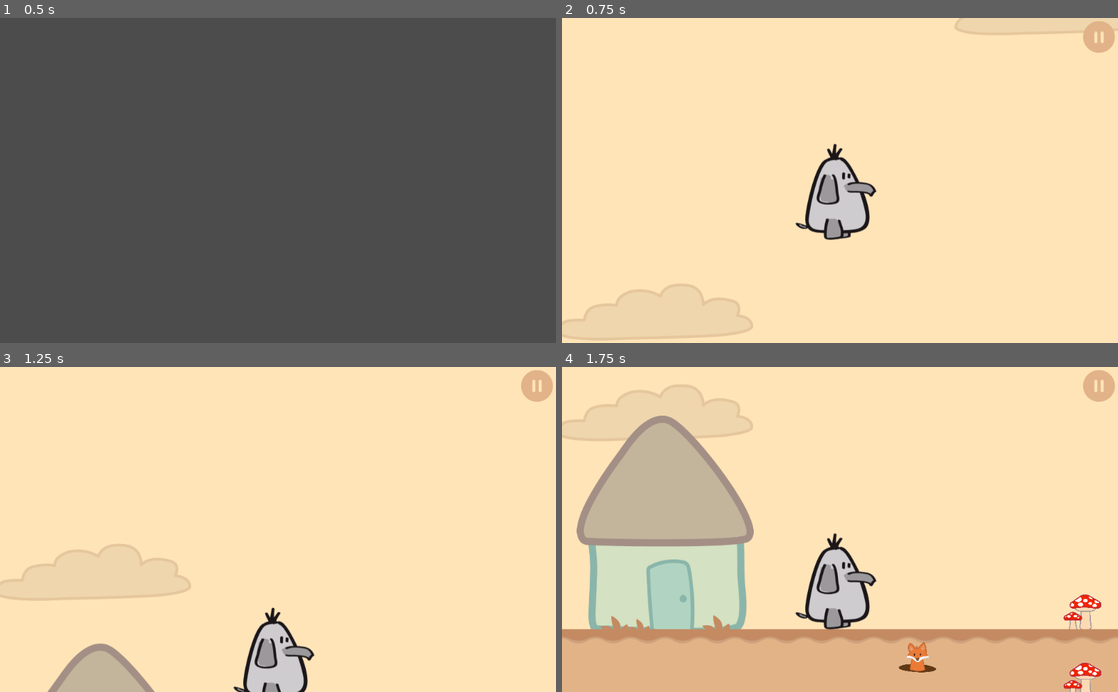
Above: before the commit, frames 1-4 (two rows, left to right).
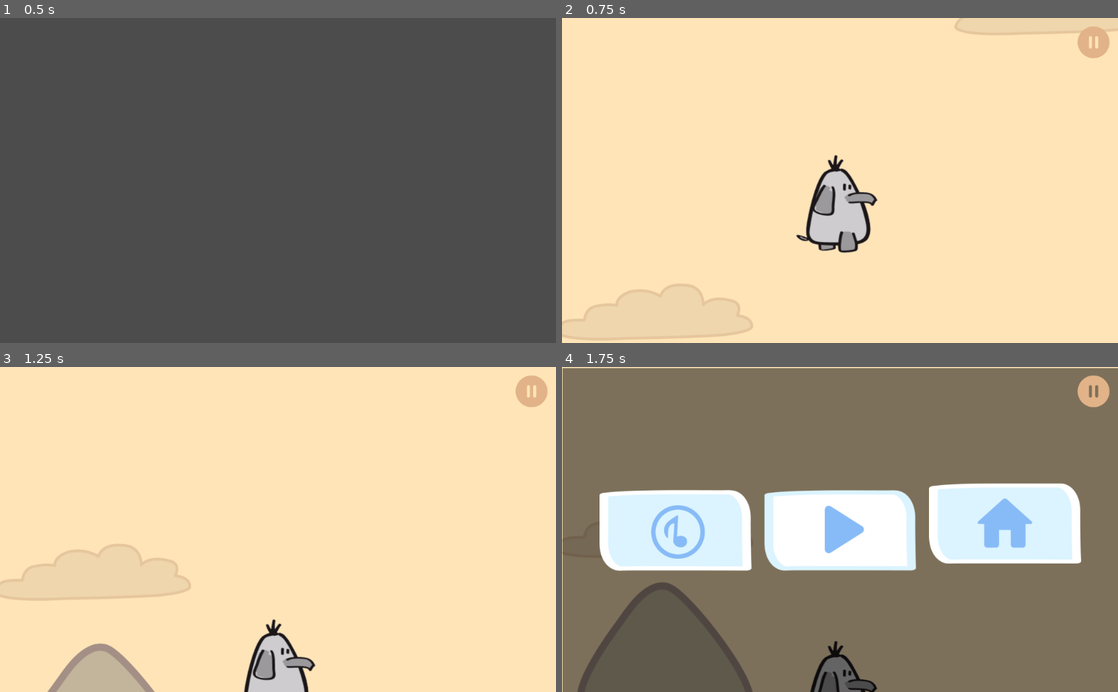
Above: after the commit, the same moments.

Repository: wlaj/allie-the-ellie-mobile-app
Game: Godot game, scene res://scenes/Menu.tscn
Same seed, same stepped clock (60 frames per second), same inputs: the game is played once before the commit and once after it. Video files are missing from this copy of the repository; at most half a second of black plays in their place.
Inputs (mouse positions are in pixels of both pictures, inside the frame that each line leads up to):
- Up to frame 1 (0.5 s): no input
- Up to frame 2 (0.75 s): click (840, 180) at 0.5 s
- Up to frame 3 (1.25 s): no input
- Up to frame 4 (1.75 s): click (1101, 386) at 1.27 s

Frame 1 is identical in both runs. In frame 2, 2.5% of the frame differs, in the area x 42-100%, y 1-73%; in frame 3, 1.8%; in frame 4, 99%, in the area x 0-100%, y 0-100%.

Commit message:
v1.6.8 - Checkpoints

Diff:
--- /dev/null
+++ b/Platform/autoloads/Checkpoint.gd
@@ -0,0 +1,6 @@
+extends Node
+
+var last_position = null
+
+func _ready():
+	pass
--- a/Platform/autoloads/PauseButton.tscn
+++ b/Platform/autoloads/PauseButton.tscn
@@ -3,15 +3,19 @@
 [ext_resource path="res://assets/pause/Pauze-herfst.png" type="Texture" id=1]
 [ext_resource path="res://autoloads/PauseButton.gd" type="Script" id=2]
 
-[node name="CanvasLayer" type="CanvasLayer"]
+[node name="PauseButton" type="CanvasLayer"]
 script = ExtResource( 2 )
 
 [node name="TextureButton" type="TextureButton" parent="."]
 anchor_left = 1.0
 anchor_right = 1.0
-margin_left = -70.0
+margin_left = -80.0
+margin_top = 10.0
 margin_bottom = 70.0
+toggle_mode = true
 texture_normal = ExtResource( 1 )
 __meta__ = {
 "_edit_use_anchors_": false
 }
+
+[connection signal="toggled" from="TextureButton" to="." method="_on_TextureButton_toggled"]
--- a/Platform/project.godot
+++ b/Platform/project.godot
@@ -17,6 +17,7 @@
 
 Pause="*res://autoloads/Pause.tscn"
 MusicController="*res://autoloads/MusicController.tscn"
+Checkpoint="*res://autoloads/Checkpoint.gd"
 
 [debug]
 
--- a/Platform/scenes/Allie.gd
+++ b/Platform/scenes/Allie.gd
@@ -17,9 +17,9 @@
 		$AnimationPlayer.play("Walk")
 		$Spritesheet.flip_h = true
 	else:
-		$Sprite.play("idle")
+		$AnimationPlayer.play("Walk")
 	if not is_on_floor():
-		$Sprite.play("air")
+		$AnimationPlayer.play("Walk")
 
 	velocity.y = velocity.y + GRAVITY
 
--- a/Platform/scenes/Allie.tscn
+++ b/Platform/scenes/Allie.tscn
@@ -1,8 +1,8 @@
 [gd_scene load_steps=7 format=2]
 
+[ext_resource path="res://assets/players/spritesheet-alliewalking.png" type="Texture" id=1]
 [ext_resource path="res://scenes/Allie.gd" type="Script" id=2]
 [ext_resource path="res://assets/sounds/Allie_Walk.wav" type="AudioStream" id=3]
-[ext_resource path="res://assets/players/spritesheet-allie.png" type="Texture" id=4]
 
 [sub_resource type="Animation" id=1]
 resource_name = "Walk"
@@ -31,9 +31,9 @@
 script = ExtResource( 2 )
 
 [node name="Spritesheet" type="Sprite" parent="."]
-texture = ExtResource( 4 )
+texture = ExtResource( 1 )
 hframes = 10
-vframes = 10
+vframes = 4
 
 [node name="AnimationPlayer" type="AnimationPlayer" parent="."]
 anims/Walk = SubResource( 1 )
--- /dev/null
+++ b/Platform/scenes/CheckpointFire.gd
@@ -0,0 +1,9 @@
+extends Area2D
+
+
+func _ready():
+	pass
+
+
+func _on_Checkpoint_body_entered(body):
+	Checkpoint.last_position = global_position
--- /dev/null
+++ b/Platform/scenes/CheckpointFire.tscn
@@ -0,0 +1,23 @@
+[gd_scene load_steps=4 format=2]
+
+[ext_resource path="res://assets/props/nature/Fire.png" type="Texture" id=1]
+[ext_resource path="res://scenes/CheckpointFire.gd" type="Script" id=2]
+
+[sub_resource type="CapsuleShape2D" id=1]
+radius = 52.9874
+
+[node name="Checkpoint" type="Area2D"]
+collision_layer = 0
+script = ExtResource( 2 )
+
+[node name="Sprite" type="Sprite" parent="."]
+scale = Vector2( 0.381966, 0.381966 )
+texture = ExtResource( 1 )
+
+[node name="CollisionShape2D" type="CollisionShape2D" parent="."]
+position = Vector2( -0.840881, 9.29524 )
+shape = SubResource( 1 )
+
+[node name="AnimationPlayer" type="AnimationPlayer" parent="."]
+
+[connection signal="body_entered" from="." to="." method="_on_Checkpoint_body_entered"]
--- a/Platform/scenes/large/Fall-lvl.gd
+++ b/Platform/scenes/large/Fall-lvl.gd
@@ -4,6 +4,10 @@
 func _ready():
 	MusicController.play_music()
 
+func _enter_tree():
+	if Checkpoint.last_position:
+		$Allie.global_position = Checkpoint.last_position
+
 
 func _on_InteractHouse_pressed():
 	$AnimationPlayer.play("interaction")
--- a/Platform/scenes/large/Fall-lvl.tscn
+++ b/Platform/scenes/large/Fall-lvl.tscn
@@ -1,11 +1,8 @@
-
-[gd_scene load_steps=23 format=2]
-
-
-
+[gd_scene load_steps=24 format=2]
 
 [ext_resource path="res://scenes/large/Fall-lvl.gd" type="Script" id=1]
 [ext_resource path="res://scenes/Allie.tscn" type="PackedScene" id=2]
+[ext_resource path="res://scenes/CheckpointFire.tscn" type="PackedScene" id=3]
 [ext_resource path="res://world_tileset.tres" type="TileSet" id=4]
 [ext_resource path="res://assets/props/building/Huis.png" type="Texture" id=5]
 [ext_resource path="res://assets/props/nature/stapelbladeren 1.png" type="Texture" id=6]
@@ -16,13 +13,9 @@
 [ext_resource path="res://assets/props/nature/Paddenstoel.png" type="Texture" id=11]
 [ext_resource path="res://assets/backgrounds/Achtergrond.png" type="Texture" id=12]
 [ext_resource path="res://scenes/props/Bush-prop.tscn" type="PackedScene" id=13]
-
-[ext_resource path="res://assets/props/nature/eikel.png" type="Texture" id=14]
+[ext_resource path="res://autoloads/PauseButton.tscn" type="PackedScene" id=14]
 [ext_resource path="res://assets/props/nature/firsthill.png" type="Texture" id=15]
 [ext_resource path="res://assets/props/nature/herfst_boom_met_uil.png" type="Texture" id=16]
-
-[ext_resource path="res://autoloads/PauseButton.tscn" type="PackedScene" id=14]
-
 
 [sub_resource type="RectangleShape2D" id=1]
 extents = Vector2( 46.23, 63.2881 )
@@ -137,7 +130,6 @@
 position = Vector2( 689.06, -9.39462 )
 rotation = 1.0472
 scale = Vector2( 0.13303, 0.119222 )
-texture = ExtResource( 14 )
 
 [node name="CollisionShape2D" type="CollisionShape2D" parent="Props/nuts"]
 position = Vector2( 0.720349, 11.9663 )
@@ -156,7 +148,6 @@
 position = Vector2( 689.06, -9.39462 )
 rotation = 1.83259
 scale = Vector2( 0.13303, 0.119222 )
-texture = ExtResource( 14 )
 
 [node name="CollisionShape2D" type="CollisionShape2D" parent="Props/nuts2"]
 position = Vector2( 0.720349, 11.9663 )
@@ -175,7 +166,6 @@
 position = Vector2( 797.305, -9.39453 )
 rotation = 1.0472
 scale = Vector2( 0.13303, 0.119222 )
-texture = ExtResource( 14 )
 
 [node name="CollisionShape2D" type="CollisionShape2D" parent="Props/nuts3"]
 position = Vector2( 0.720349, 11.9663 )
@@ -337,6 +327,9 @@
 
 [node name="PauseButton" parent="." instance=ExtResource( 14 )]
 
+[node name="Checkpoint" parent="." instance=ExtResource( 3 )]
+position = Vector2( 1215.93, 441.242 )
+
 [connection signal="body_entered" from="Props/Starthouse" to="Allie" method="_on_Starthouse_body_entered"]
 [connection signal="pressed" from="Props/Starthouse/InteractHouse" to="." method="_on_InteractHouse_pressed"]
 [connection signal="body_entered" from="Props/Cave" to="Allie" method="_on_Cave_body_entered"]
--- /dev/null
+++ b/Platform/scenes/small/Christmas-House-lvl.gd
@@ -0,0 +1,9 @@
+extends Node2D
+
+
+func _ready():
+	pass
+
+
+func _on_WreathButton_pressed():
+	print("Coin is collected")
--- a/Platform/scenes/small/Christmas-House-lvl.tscn
+++ b/Platform/scenes/small/Christmas-House-lvl.tscn
@@ -17,6 +17,8 @@
 [ext_resource path="res://assets/props/house/winter/Muffin.png" type="Texture" id=15]
 [ext_resource path="res://assets/props/house/winter/gingerbread.png" type="Texture" id=16]
 [ext_resource path="res://assets/props/house/winter/candy_cane_reverse.png" type="Texture" id=17]
+[ext_resource path="res://scenes/small/Christmas-House-lvl.gd" type="Script" id=18]
+[ext_resource path="res://assets/props/house/winter/Kransuit.png" type="Texture" id=19]
 
 [sub_resource type="RectangleShape2D" id=1]
 extents = Vector2( 1155.34, 202.284 )
@@ -26,7 +28,8 @@
 
 [sub_resource type="RectangleShape2D" id=3]
 
-[node name="Winter level" type="Node2D"]
+[node name="Christmas house" type="Node2D"]
+script = ExtResource( 18 )
 
 [node name="TileMap" type="TileMap" parent="."]
 tile_set = ExtResource( 2 )
@@ -143,17 +146,27 @@
 scale = Vector2( 1.8131, 1.8131 )
 texture = ExtResource( 14 )
 
-[node name="wrath" type="StaticBody2D" parent="Props"]
-position = Vector2( -894.875, 197.742 )
-scale = Vector2( 0.2, 0.2 )
-__meta__ = {
-"_edit_group_": true
-}
-
-[node name="Sprite" type="Sprite" parent="Props/wrath"]
-position = Vector2( -16.6697, 70.03 )
-scale = Vector2( 0.746687, 0.746687 )
-texture = ExtResource( 5 )
+[node name="wreath" type="Control" parent="Props"]
+margin_left = -930.762
+margin_top = 161.606
+margin_right = -930.762
+margin_bottom = 161.606
+rect_scale = Vector2( 1.87522, 1.87522 )
+__meta__ = {
+"_edit_group_": true,
+"_edit_use_anchors_": false
+}
+
+[node name="TextureButton" type="TextureButton" parent="Props/wreath"]
+margin_right = 40.0
+margin_bottom = 40.0
+rect_scale = Vector2( 0.0800024, 0.0800024 )
+toggle_mode = true
+texture_normal = ExtResource( 19 )
+texture_pressed = ExtResource( 5 )
+__meta__ = {
+"_edit_use_anchors_": false
+}
 
 [node name="christmas_tree" type="StaticBody2D" parent="Props"]
 position = Vector2( -428.339, 503.209 )
Binary file removed: Platform/assets/players/Allie-the-Ellie_Jump_0000_Laag-85.png
Not shown, removed: Platform/assets/players/Allie-the-Ellie_Jump_0000_Laag-85.png.import
Binary file removed: Platform/assets/players/Allie-the-Ellie_Jump_0007_Laag-78.png
Not shown, removed: Platform/assets/players/Allie-the-Ellie_Jump_0007_Laag-78.png.import
Binary file removed: Platform/assets/players/Allie-the-Ellie_Jump_0014_Laag-71.png
Not shown, removed: Platform/assets/players/Allie-the-Ellie_Jump_0014_Laag-71.png.import
Binary file removed: Platform/assets/players/Allie-the-Ellie_Jump_0021_Laag-64.png
Not shown, removed: Platform/assets/players/Allie-the-Ellie_Jump_0021_Laag-64.png.import
Binary file removed: Platform/assets/players/Allie-the-Ellie_Jump_0028_Laag-57.png
Not shown, removed: Platform/assets/players/Allie-the-Ellie_Jump_0028_Laag-57.png.import
Binary file removed: Platform/assets/players/Allie-the-Ellie_Jump_0035_Laag-50.png
Not shown, removed: Platform/assets/players/Allie-the-Ellie_Jump_0035_Laag-50.png.import
(and 60 more such lines)
